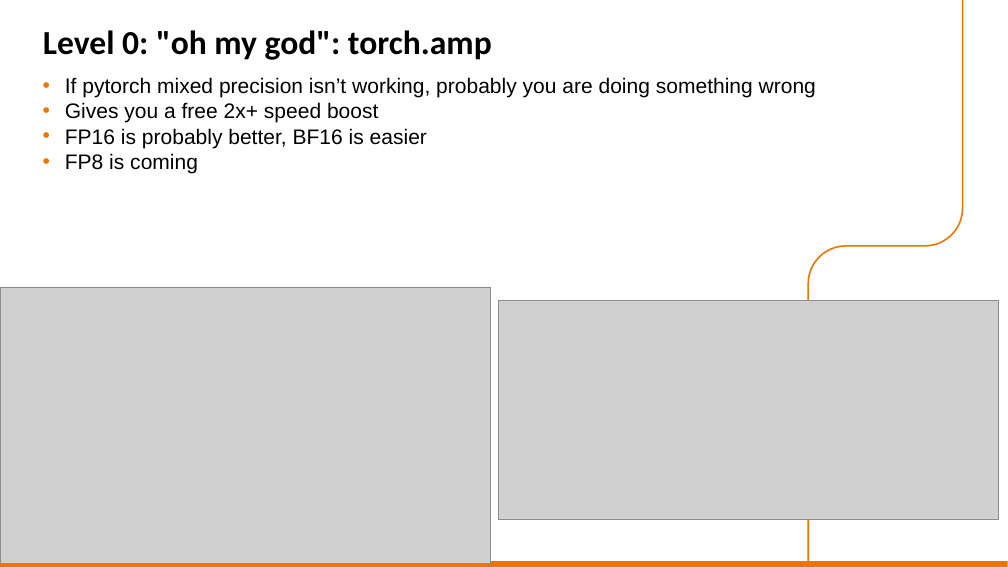
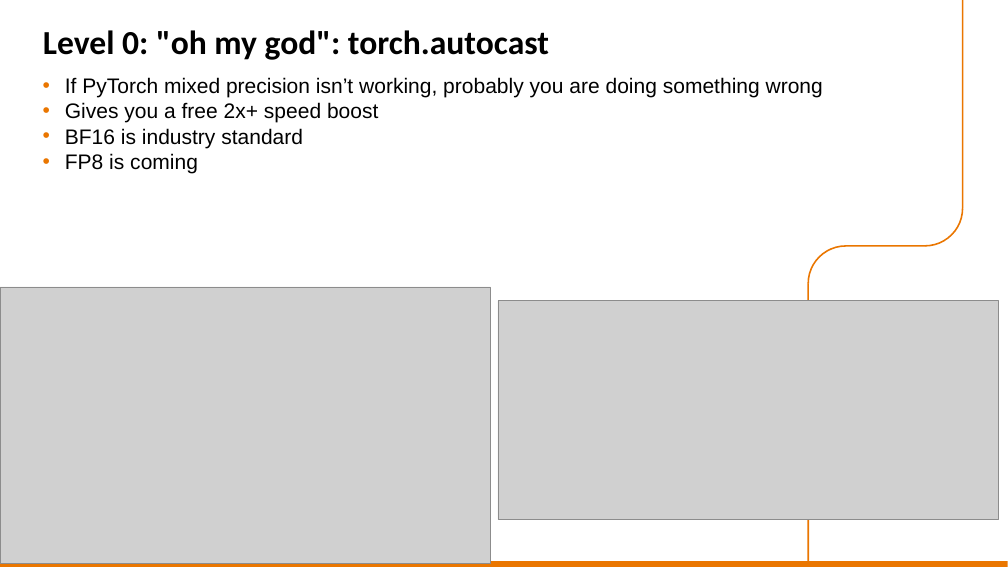
Before and after one commit to sara-nl/HPML-course-materials, a slide deck: slide 36 of Day2/slides/hw_and_software_features.pptx. Drawn at 1008x567 pixels with LibreOffice and Linux fonts; fonts in the diff are those of the drawing; grey boxes stand for pictures; background and template pictures are left out. Boxes give left, top, right and bottom in pixels: in the first picture for what was removed or moved away, otherwise in the second. Text is boxed around its words. In the diff, an @@ line names an element or a change of style, - is before the commit and + after.

Commit message:
update slides

```diff
--- a/Day2/slides/hw_and_software_features.pptx
+++ b/Day2/slides/hw_and_software_features.pptx
@@ title at bbox=[43, 30, 549, 60]: text changed @@
-Level 0: "oh my god": torch.amp
+Level 0: "oh my god": torch.autocast
@@ text at bbox=[65, 77, 823, 98]: text changed @@
-• If pytorch mixed precision isn’t working, probably you are doing something wrong
+• If PyTorch mixed precision isn’t working, probably you are doing something wrong
@@ text at bbox=[65, 128, 303, 148]: text changed @@
-• FP16 is probably better, BF16 is easier
+• BF16 is industry standard
```
Also in this commit, not shown: 7 other slides changed, 1 other file.
